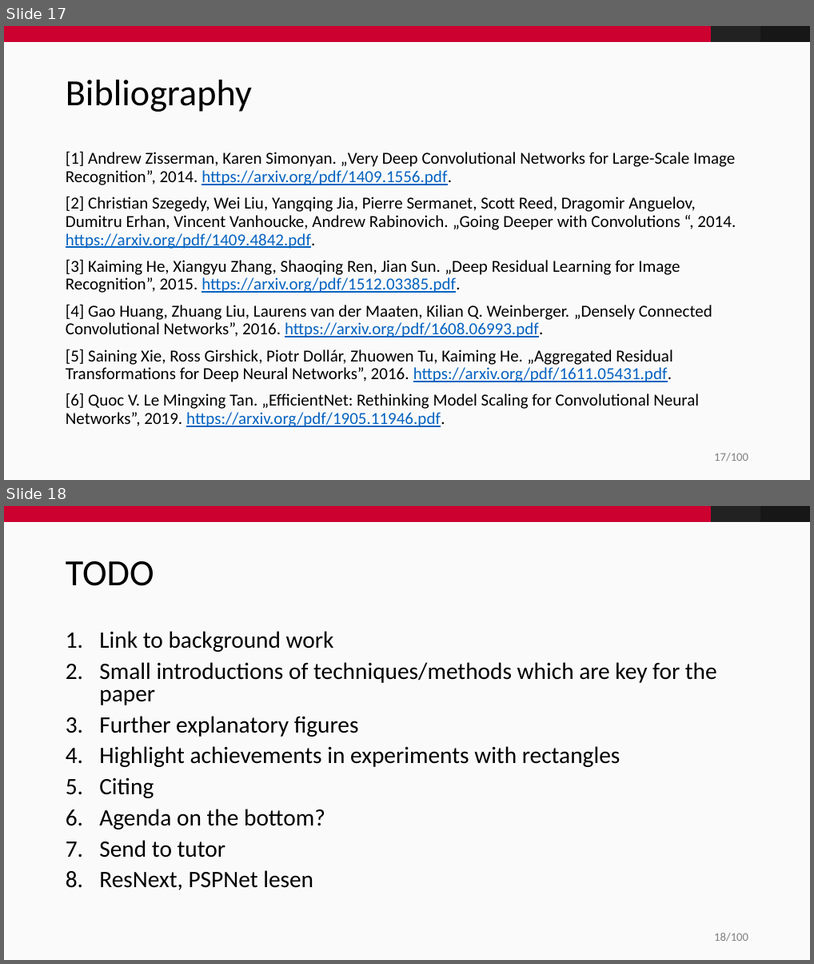
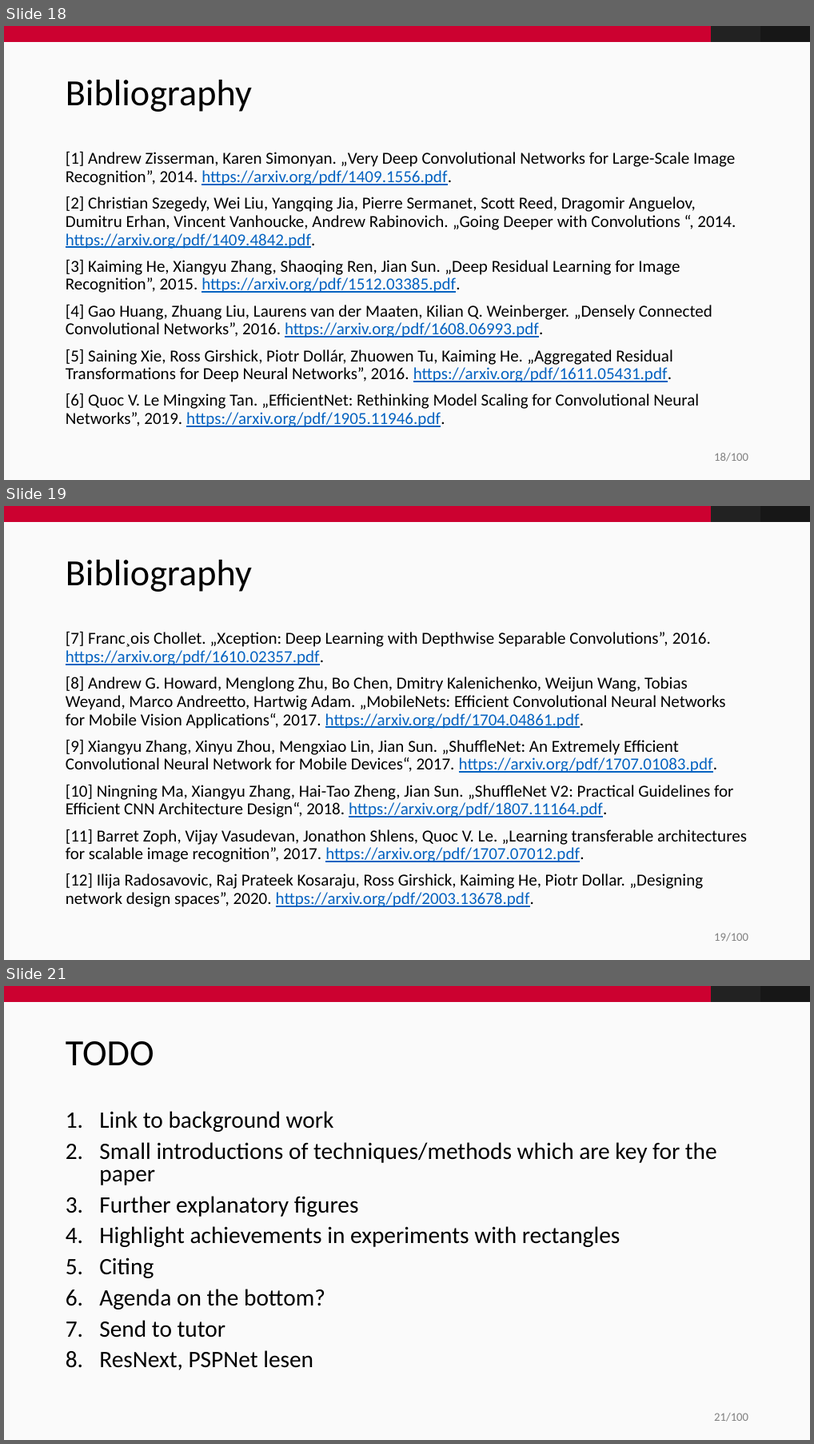
Before and after one commit to fidsusj/CVDL-Seminar, a slide deck: presentation/presentation.pptx. Shown one above the other, each under a label of ours: slides 17 and 18 before the commit, slides 18, 19 and 21 after it; the slides between them are not shown. The pictures are 814x964 and 814x1444 pixels, drawn with LibreOffice and Linux fonts; fonts in the diff are those of the drawing; background and template pictures are left out. Boxes give left, top, right and bottom in pixels: in the first picture for what was removed or moved away, otherwise in the second. Text is boxed around its words. In the diff, an @@ line names an element or a change of style, - is before the commit and + after.

```diff
--- a/presentation/presentation.pptx
+++ b/presentation/presentation.pptx
@@ slide 19 added at (4,506,810,960), background #FAFAFA; not listed: 4 template elements that a slide beside it also shows @@
@@ title added at (66,560,252,592), 44 pt, text #000000 @@
+Bibliography
@@ text added at (66,631,747,907), 20 pt, text #000000 @@
+[7] Franc¸ois Chollet. „Xception: Deep Learning with Depthwise Separable Convolutions”, 2016. https://arxiv.org/pdf/1610.02357.pdf.
+[8] Andrew G. Howard, Menglong Zhu, Bo Chen, Dmitry Kalenichenko, Weijun Wang, Tobias Weyand, Marco Andreetto, Hartwig Adam. „MobileNets: Efficient Convolutional Neural Networks for Mobile Vision Applications“, 2017. https://arxiv.org/pdf/1704.04861.pdf.
+[9] Xiangyu Zhang, Xinyu Zhou, Mengxiao Lin, Jian Sun. „ShuffleNet: An Extremely Efficient Convolutional Neural Network for Mobile Devices“, 2017. https://arxiv.org/pdf/1707.01083.pdf.
+[10] Ningning Ma, Xiangyu Zhang, Hai-Tao Zheng, Jian Sun. „ShuffleNet V2: Practical Guidelines for Efficient CNN Architecture Design“, 2018. https://arxiv.org/pdf/1807.11164.pdf.
+[11] Barret Zoph, Vijay Vasudevan, Jonathon Shlens, Quoc V. Le. „Learning transferable architectures for scalable image recognition”, 2017. https://arxiv.org/pdf/1707.07012.pdf.
+[12] Ilija Radosavovic, Raj Prateek Kosaraju, Ross Girshick, Kaiming He, Piotr Dollar. „Designing network design spaces”, 2020. https://arxiv.org/pdf/2003.13678.pdf.
@@ what was slide 17 is now slide 18 @@
@@ page number at (714,452,749,461): text changed @@
-17/100
+18/100
@@ what was slide 18 is now slide 21 @@
@@ page number at (714,1412,749,1421): text changed @@
-18/100
+21/100
```
Also in this commit, not shown: 1 slide changed, 3 other slides added, 1 slide removed.
